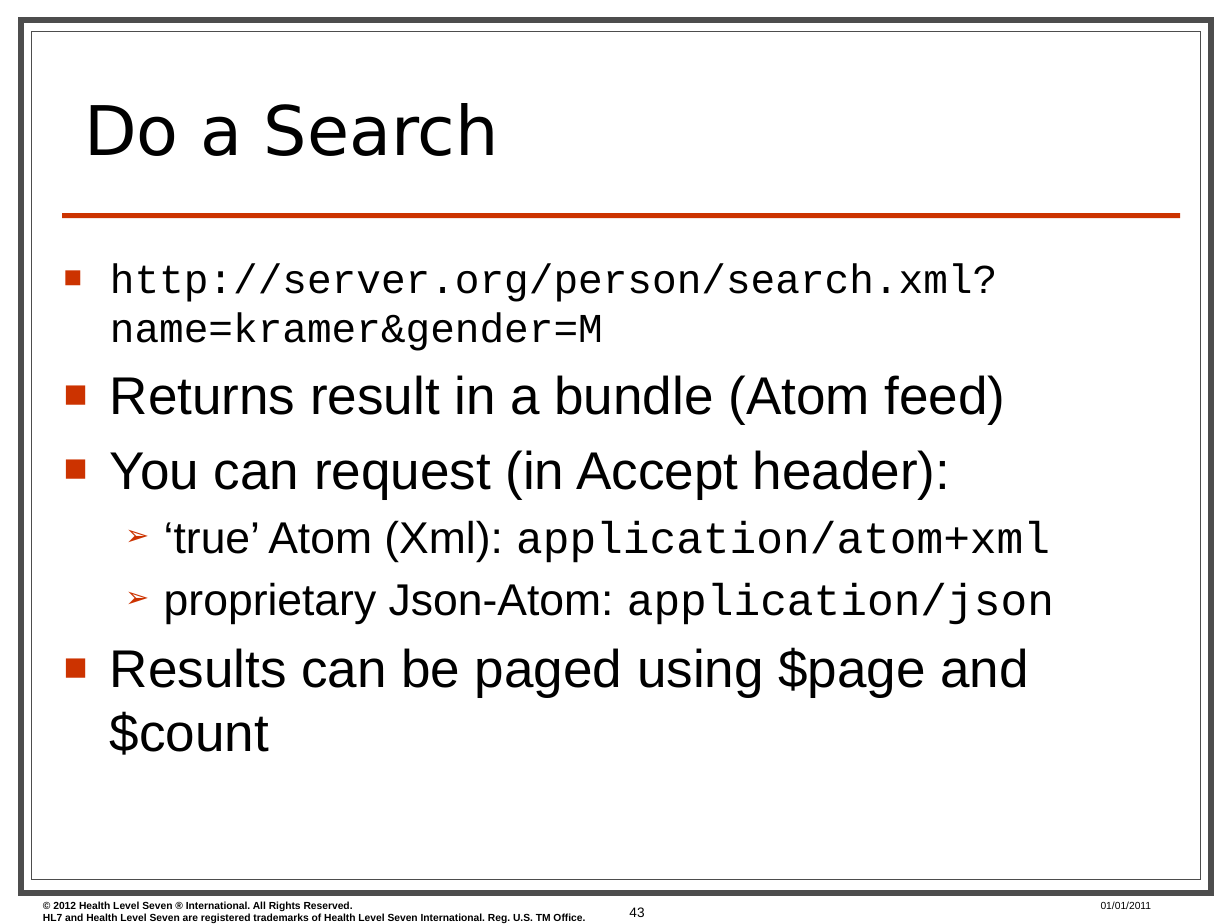
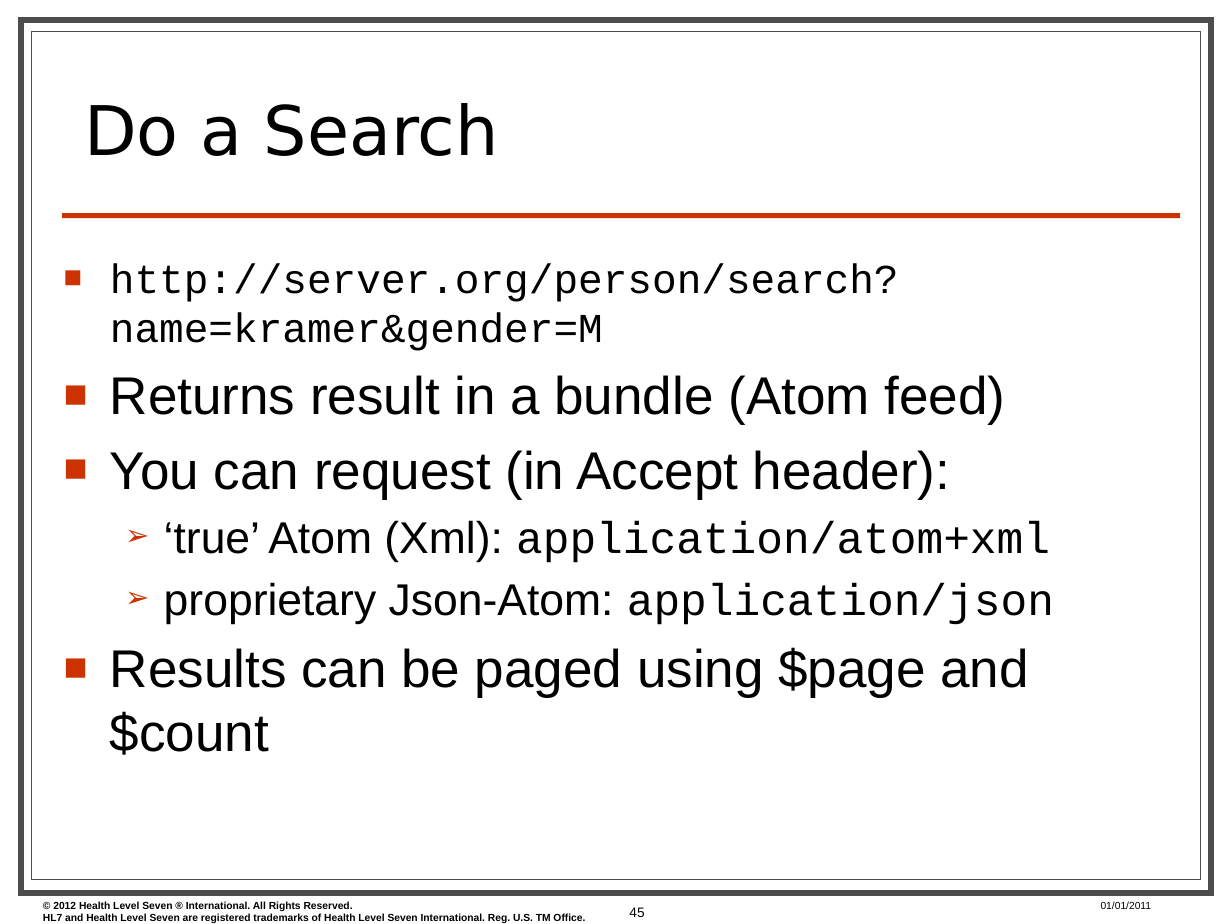
Before and after one commit to vista-novo/fhir, a slide deck: slide 45 of documents/Tutorials/201301 - Phoenix - FhirForDevelopersWGMTutorial.pptx (slide 43 before the commit). Drawn at 1232x924 pixels with LibreOffice and Linux fonts; fonts in the diff are those of the drawing; background and template pictures are left out. Boxes give left, top, right and bottom in pixels: in the first picture for what was removed or moved away, otherwise in the second. Text is boxed around its words. In the diff, an @@ line names an element or a change of style, - is before the commit and + after.

```diff
--- a/documents/Tutorials/201301 - Phoenix - FhirForDevelopersWGMTutorial.pptx
+++ b/documents/Tutorials/201301 - Phoenix - FhirForDevelopersWGMTutorial.pptx
@@ text at (110, 263, 899, 351): text changed @@
-■ http://server.org/person/search.xml?
-  name=kramer&gender=M
+■ http://server.org/person/search?
+  name=kramer&gender=M
@@ page number at (629, 907, 644, 917): text changed @@
-43
+45
```
Also in this commit, not shown: 9 other slides changed, 19 slides added.
